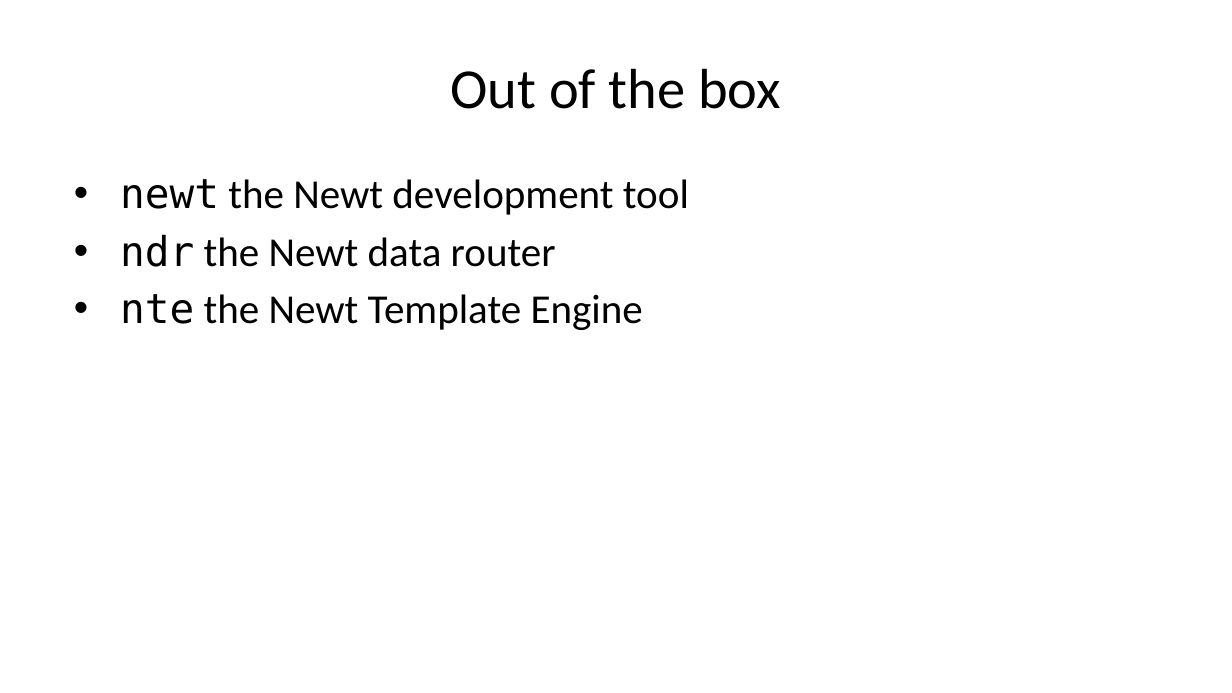
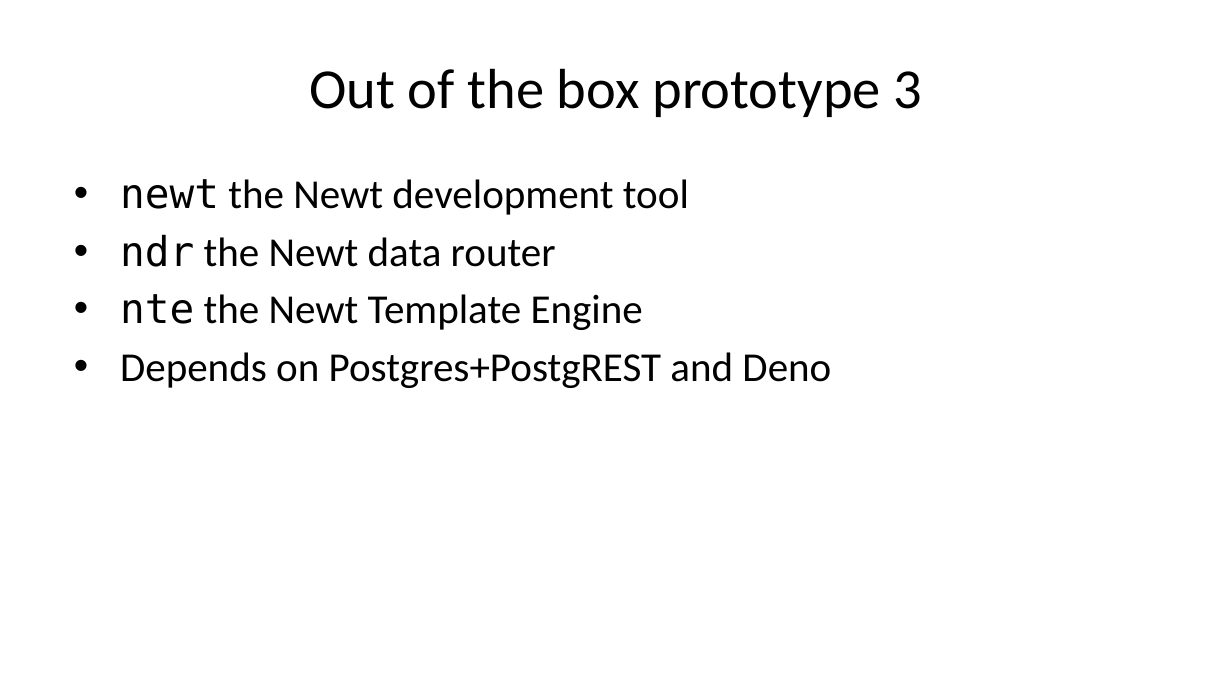
Before and after one commit to caltechlibrary/newt, a slide deck: slide 19 of presentation3/newt-p3.pptx (slide 22 before the commit). Drawn at 1232x693 pixels with LibreOffice and Linux fonts; fonts in the diff are those of the drawing. Boxes give left, top, right and bottom in pixels: in the first picture for what was removed or moved away, otherwise in the second. Text is boxed around its words. In the diff, an @@ line names an element or a change of style, - is before the commit and + after.

```diff
--- a/presentation3/newt-p3.pptx
+++ b/presentation3/newt-p3.pptx
@@ title at [309,68,923,117]: text changed @@
-Out of the box
+Out of the box prototype 3
@@ text at [120,352,831,388]: paragraph added @@
+• Depends on Postgres+PostgREST and Deno
```
Also in this commit, not shown: 7 other slides changed, 1 slide removed, 48 other files.
